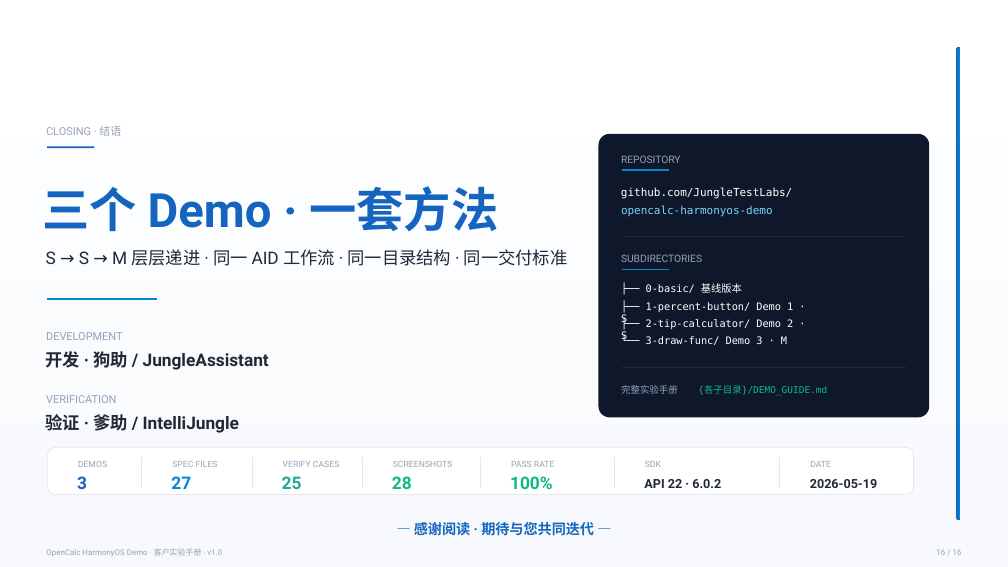
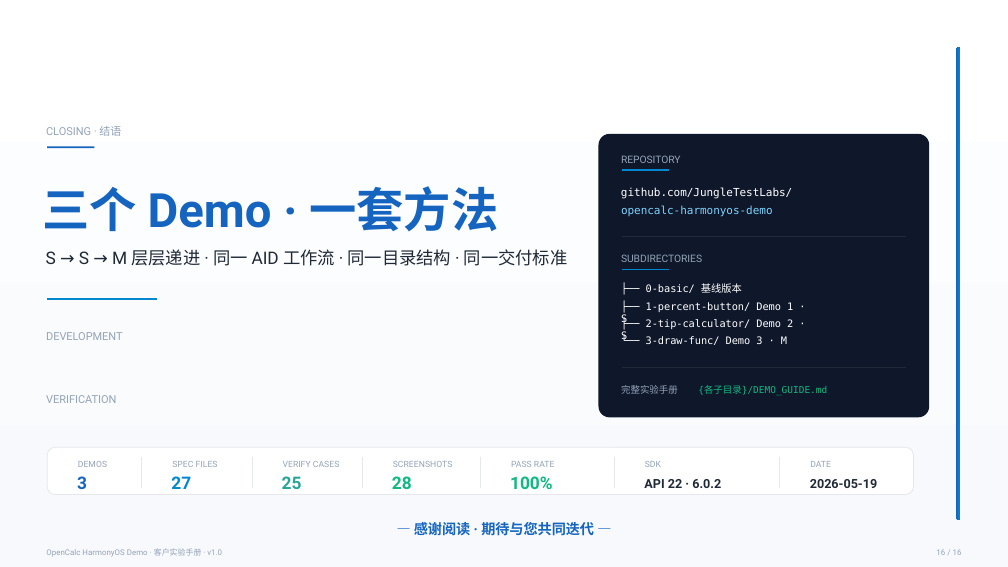
Before and after one commit to JungleTestLabs/opencalc-harmonyos-demo, a slide deck: slide 16 of DEMO_USER_MANUAL.pptx. Drawn at 1008x567 pixels with LibreOffice and Linux fonts; fonts in the diff are those of the drawing. Boxes give left, top, right and bottom in pixels: in the first picture for what was removed or moved away, otherwise in the second. Text is boxed around its words. In the diff, an @@ line names an element or a change of style, - is before the commit and + after.

```diff
--- a/DEMO_USER_MANUAL.pptx
+++ b/DEMO_USER_MANUAL.pptx
@@ text removed at [45, 351, 269, 370] @@
-开发 · 狗助 / JungleAssistant
@@ text removed at [46, 414, 239, 433] @@
-验证 · 爹助 / IntelliJungle
```
Also in this commit, not shown: 2 other files.
